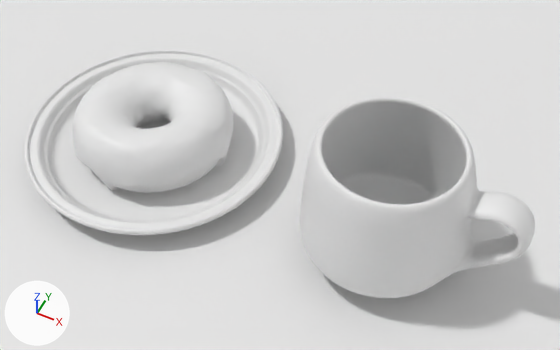
Before and after pictures for a commit that changed the Blender file Tutorials/Blender/DountTutorial1.blend.
Before and after are seen from a 50 mm lens placed at (0.702, -0.856, 1.123), pointed at (0.287, -0.027, 0.086). Arrows for +X, +Y and +Z are at lower left; the lights stay in place. The first picture is the older version. Materials are left out; every surface is plain grey.

The first picture shows 'Donut', 'Icing', 'Mug', 'Plane', 'Plate'.
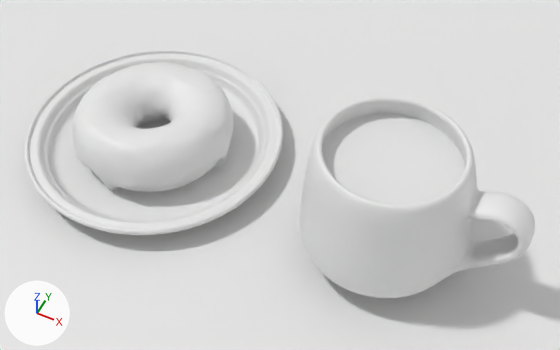
Pixel boxes (x1, y1, x2, y2) of what changed, in the pictures (560 x 350 px):
'Foam', added
    after: (322, 113, 465, 204)

The change, as a diff of the scene's bpy script:
```diff
--- a/Tutorials/Blender/DountTutorial1.blend.py
+++ b/Tutorials/Blender/DountTutorial1.blend.py
@@ me_cylinder_001 @@
+me_cylinder_001.from_pydata(...)  # 42 vertices, 29 faces; spans x -0.117..0.117, y -0.12..0.12, z 0.075..0.079
+me_cylinder_001.polygons.foreach_set('use_smooth', [True] * 29)
@@ ob_foam @@
+ob_foam = bpy.data.objects.new('Foam', me_cylinder_001)
+ob_foam.location = (0.487, -0.033, 0.14)
+_m = ob_foam.modifiers.new('Subdivision', 'SUBSURF')
+_m.levels = 3
```
